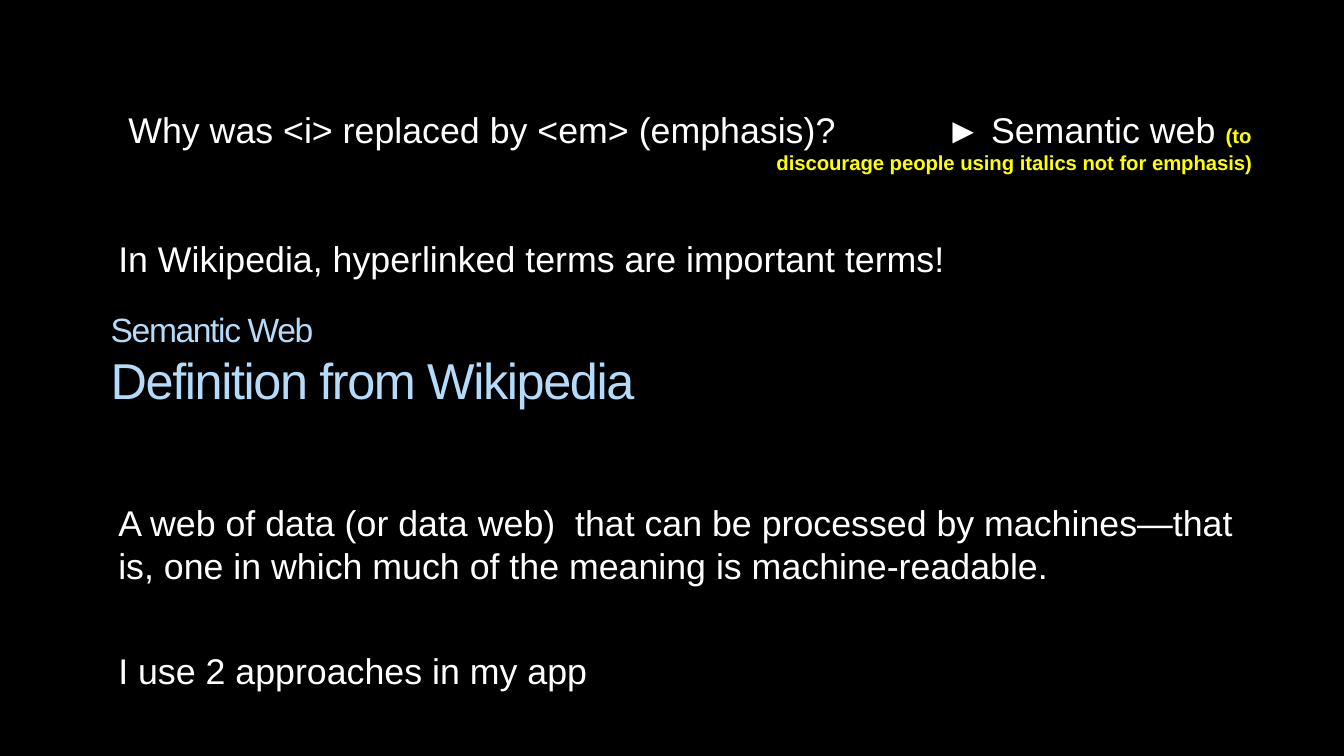
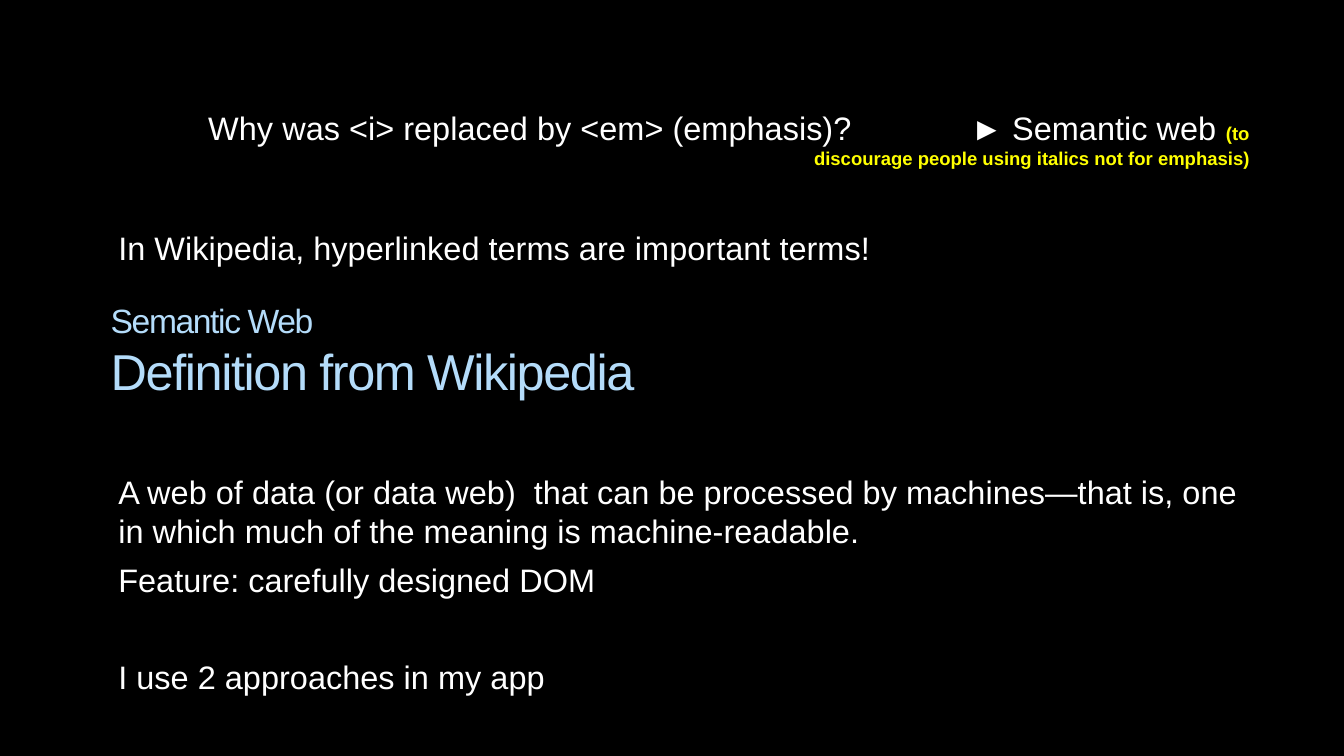
Before and after one commit to AlexanderPoone/tempusespatium, a slide deck: slide 5 of shitty_ppt.pptx. Drawn at 1344x756 pixels with LibreOffice and Linux fonts; fonts in the diff are those of the drawing; background and template pictures are left out. Boxes give left, top, right and bottom in pixels: in the first picture for what was removed or moved away, otherwise in the second. Text is boxed around its words. In the diff, an @@ line names an element or a change of style, - is before the commit and + after.

```diff
--- a/shitty_ppt.pptx
+++ b/shitty_ppt.pptx
@@ text at [118, 116, 1250, 696]: size 25.5 to 23.2 pt in "Why was <i> replaced by <em> (emphasis)? ...", "In Wikipedia, hyperlinked terms are important terms!", "A web of data (or data web) ...", "I use 2 approaches in my app"; size 14.4 to 13.2 pt in "(to discourage people using italics not for ..." @@
@@ title "Semantic Web Definition from Wikipedia": place and size @@
-title "Semantic Web Definition from Wikipedia" at [111, 317, 634, 409]
+title "Semantic Web Definition from Wikipedia" at [111, 308, 634, 400]
@@ text at [118, 568, 595, 598]: paragraph added @@
+Feature: carefully designed DOM
```
Also in this commit, not shown: 3 other slides changed, 1 slide added, 4 other files.
